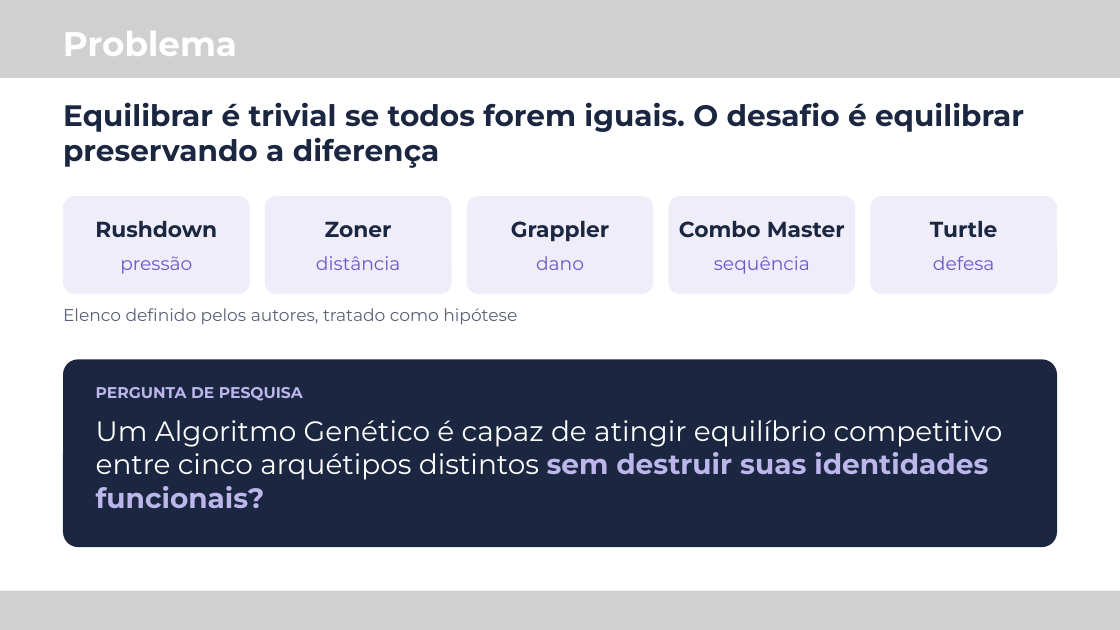
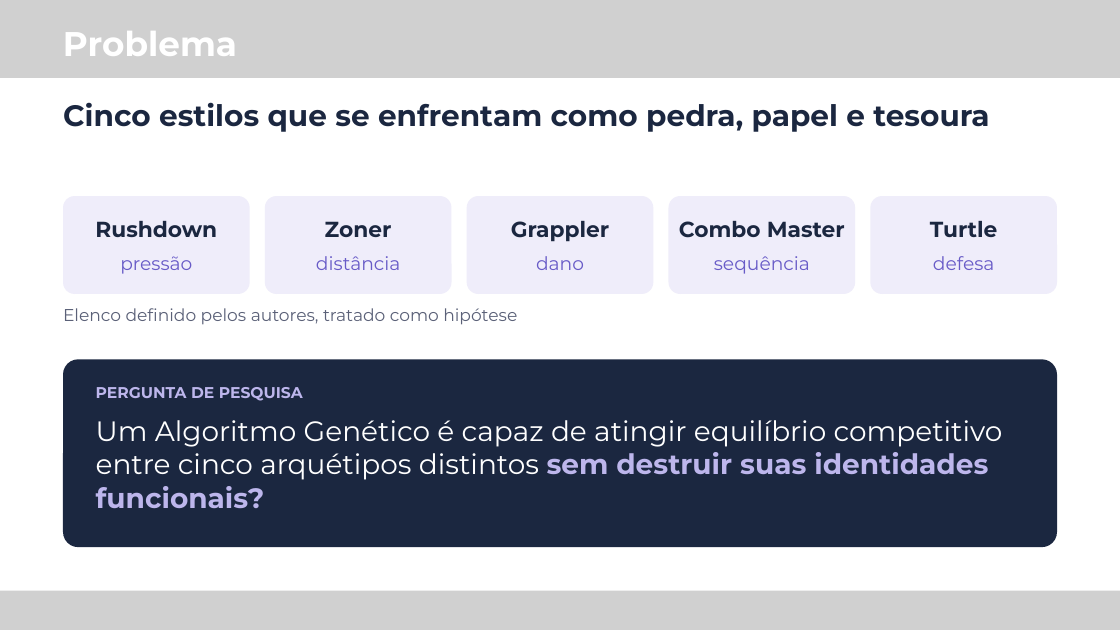
Before and after one commit to M-Gimenes/Simulation, a slide deck: slide 3 of overleaf/talk-latinoware-2026/slides.pptx (slide 2 before the commit). Drawn at 1120x630 pixels with LibreOffice and Linux fonts; fonts in the diff are those of the drawing; grey boxes stand for pictures. Boxes give left, top, right and bottom in pixels: in the first picture for what was removed or moved away, otherwise in the second. Text is boxed around its words. In the diff, an @@ line names an element or a change of style, - is before the commit and + after.

```diff
--- a/overleaf/talk-latinoware-2026/slides.pptx
+++ b/overleaf/talk-latinoware-2026/slides.pptx
@@ text at (63, 102, 989, 132): text changed @@
-Equilibrar é trivial se todos forem iguais. O desafio é equilibrar preservando a diferença
+Cinco estilos que se enfrentam como pedra, papel e tesoura
```
Also in this commit, not shown: 6 other slides changed, 3 slides added, 1 slide removed, 2 other files.
